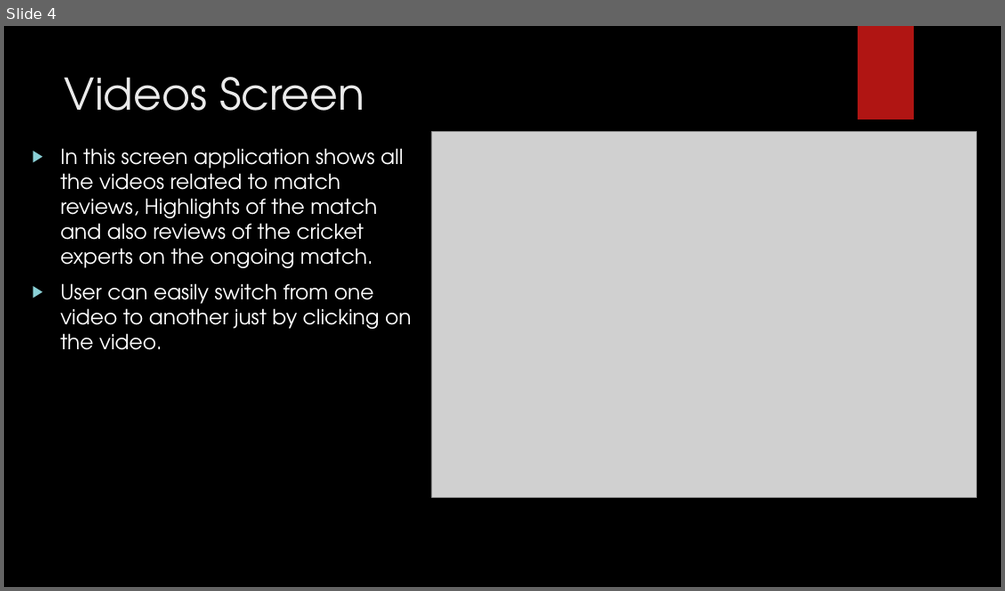
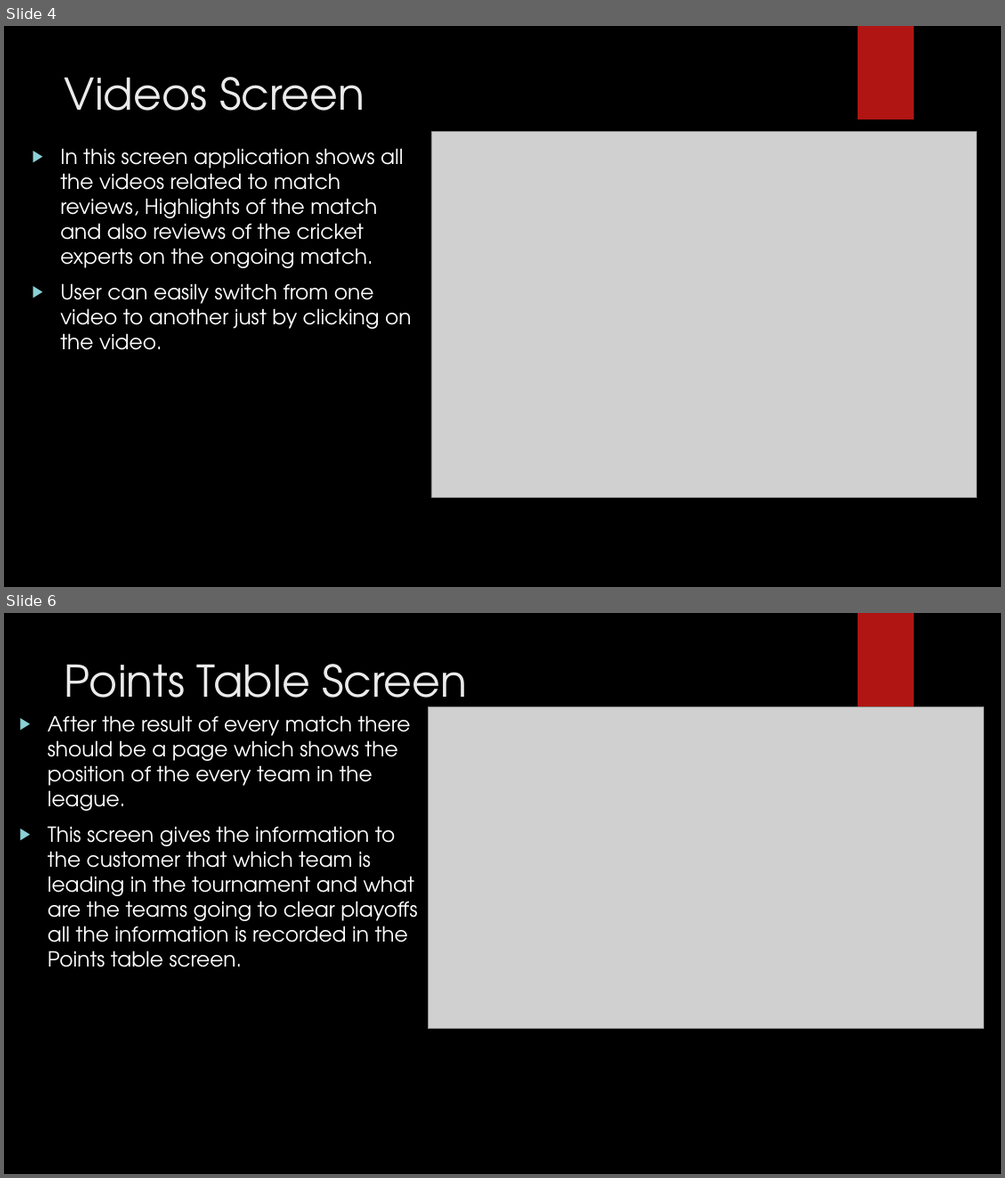
Before and after one commit to harshithreddypeddolla/Assignment-Cricketleague, a slide deck: Cricket League and Teams.pptx. Shown one above the other, each under a label of ours: slide 4 before the commit, slides 4 and 6 after it; the slides between them are not shown. The pictures are 1005x591 and 1005x1178 pixels, drawn with LibreOffice and Linux fonts; fonts in the diff are those of the drawing; grey boxes stand for pictures; background and template pictures are left out. Boxes give left, top, right and bottom in pixels: in the first picture for what was removed or moved away, otherwise in the second. Text is boxed around its words. In the diff, an @@ line names an element or a change of style, - is before the commit and + after.

```diff
--- a/Cricket League and Teams.pptx
+++ b/Cricket League and Teams.pptx
@@ slide 6 added at <box>4,613,1001,1174</box>, background picture (left out); not listed: 1 template element that a slide beside it also shows @@
@@ title added at <box>65,664,468,717</box>, 42 pt, text #EBEBEB @@
+Points Table Screen
@@ text added at <box>48,715,417,967</box>, 20 pt, text #FFFFFF @@
+▶ After the result of every match there should be a page which shows the position of the every team in the league.
+▶ This screen gives the information to the customer that which team is leading in the tournament and what are the teams going to clear playoffs all the information is recorded in the Points table screen.
@@ picture added at <box>428,707,984,1029</box> @@
```
Also in this commit, not shown: 4 other slides added.
